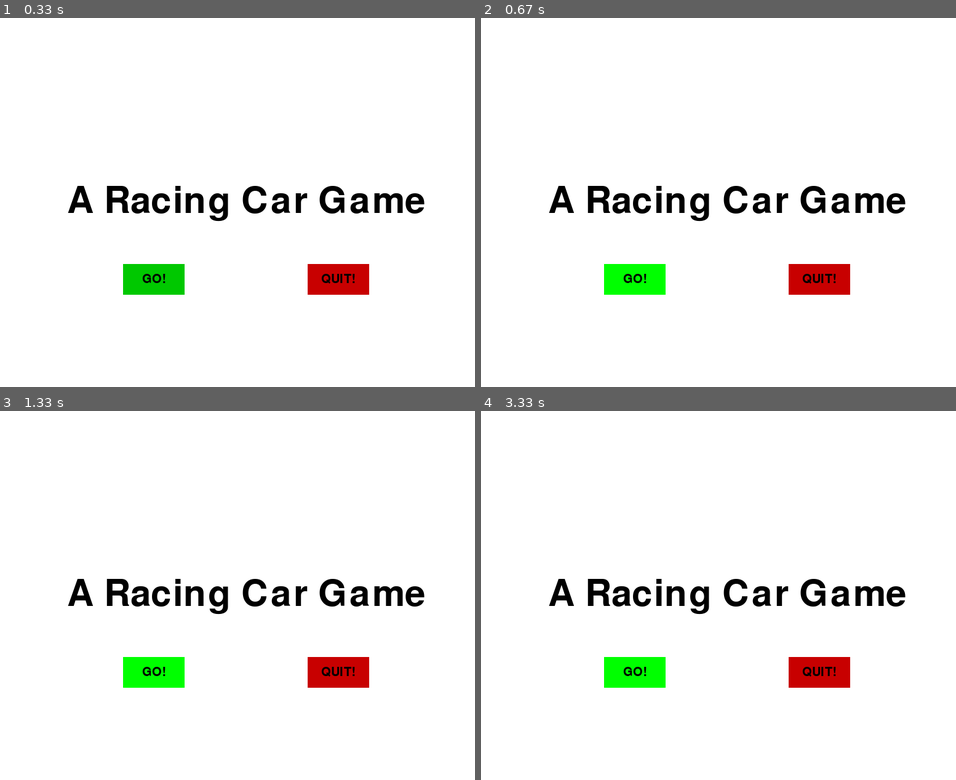
Above: before the commit, frames 1-4 (two rows, left to right).
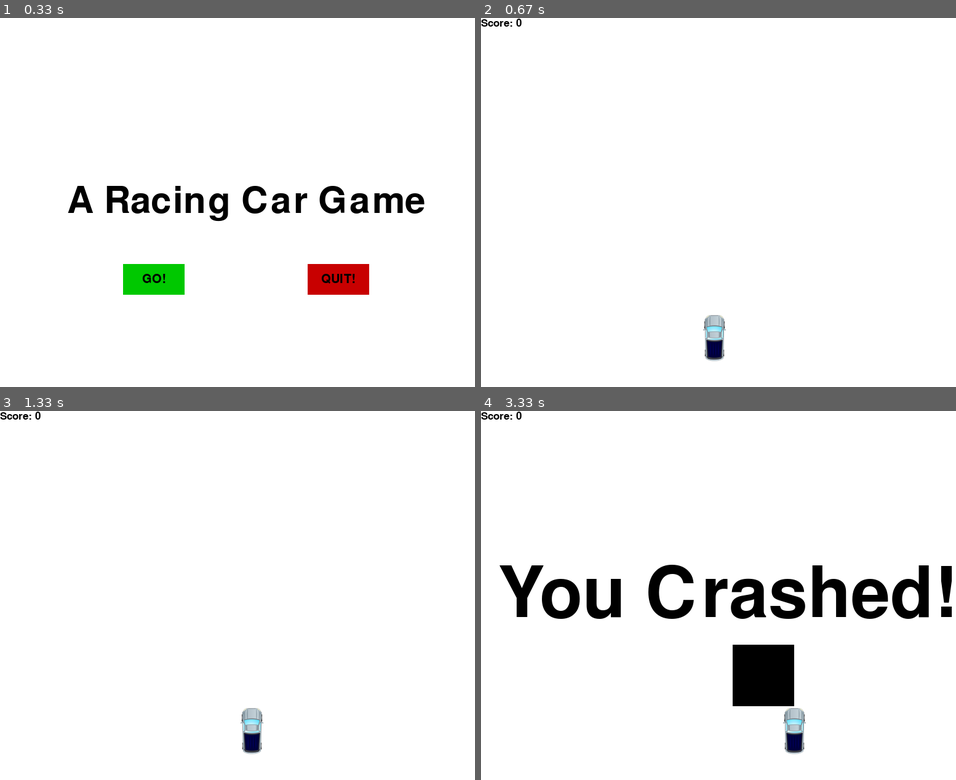
Above: after the commit, the same moments.

Repository: yan-ren/Pygame_playground
Game: pygame game, started from racing_car/racing.py
Two runs of this game, one before a commit and one after it. Both use one fixed random seed, a clock stepped at 60 frames per second and the inputs below.
Inputs (mouse positions are in pixels of both pictures, inside the frame that each line leads up to):
- Up to frame 1 (0.33 s): no input
- Up to frame 2 (0.67 s): click "GO!" at 0.38 s
- Up to frame 3 (1.33 s): hold P 0.67-1.13 s; hold Right 0.67-1.13 s; move the mouse to (95, 684) at 0.7 s; click (152, 672) at 1.22 s, where only the run after the commit has a clickable "Continue!"
- Up to frame 4 (3.33 s): hold Right 1.5-1.97 s; hold Right 2-2.47 s; hold Left 2.5-3.03 s; hold Left from 3.07 s (still down)

Frame 1 is identical in both runs. In frame 2, 5.1% of the frame differs, in the area x 0-90%, y 0-93%; in frame 3, 5.1%; in frame 4, 11%, in the area x 0-100%, y 0-93%.

Commit message:
pause function

Diff:
--- a/racing_car/racing.py
+++ b/racing_car/racing.py
@@ -37,6 +37,10 @@
 
 def crash():
     message_display('You Crashed!')
+    time.sleep(2)
+
+    # start game again
+    game_loop()
 
 
 def message_display(msg):
@@ -46,17 +50,16 @@
     text_rect.center = (WINDOW_WIDTH / 2, WINDOW_HEIGHT / 2)
     display.blit(text_surf, text_rect)
     pygame.display.update()
-    time.sleep(2)
-
-    # start game again
-    game_loop()
 
 
 def button(x, y, width, height, text, normal_color, hover_color):
     mouse = pygame.mouse.get_pos()
+    click = pygame.mouse.get_pressed()
 
     if x < mouse[0] < x + width and y < mouse[1] < y + height:
         pygame.draw.rect(display, hover_color, (x, y, width, height))
+        if click[0]:
+            return 1
     else:
         pygame.draw.rect(display, normal_color, (x, y, width, height))
 
@@ -68,14 +71,14 @@
 
 
 def start_menu():
-    game_exit = False
+    start_game = False
     btn_width = 100
     btn_height = 50
     start_btn_x = WINDOW_WIDTH / 4
     quit_btn_x = WINDOW_WIDTH - WINDOW_WIDTH / 4 - btn_width
     start_btn_y = quit_btn_y = WINDOW_HEIGHT / 6 * 4
 
-    while not game_exit:
+    while not start_game:
         # event handling
         for event in pygame.event.get():
             if event.type == pygame.QUIT:
@@ -89,9 +92,48 @@
         text_rect = text_surf.get_rect()
         text_rect.center = (WINDOW_WIDTH / 2, WINDOW_HEIGHT / 2)
         display.blit(text_surf, text_rect)
-        button(start_btn_x, start_btn_y, btn_width, btn_height, "GO!", DARK_GREEN, GREEN)
-        button(quit_btn_x, quit_btn_y, btn_width, btn_height, "QUIT!", DARK_RED, RED)
-
+        clicked = button(start_btn_x, start_btn_y, btn_width, btn_height, "GO!", DARK_GREEN, GREEN)
+        if clicked:
+            start_game = True
+        clicked = button(quit_btn_x, quit_btn_y, btn_width, btn_height, "QUIT!", DARK_RED, RED)
+        if clicked:
+            pygame.quit()
+            sys.exit()
+        pygame.display.update()
+
+        # FPS
+        clock.tick(FPS)
+
+
+def pause():
+    paused = True
+    btn_width = 100
+    btn_height = 50
+    pause_btn_x = WINDOW_WIDTH / 4
+    quit_btn_x = WINDOW_WIDTH - WINDOW_WIDTH / 4 - btn_width
+    pause_btn_y = quit_btn_y = WINDOW_HEIGHT / 6 * 4
+
+    while paused:
+        # event handling
+        for event in pygame.event.get():
+            if event.type == pygame.QUIT:
+                pygame.quit()
+                sys.exit()
+
+        # display
+        display.fill(WHITE)
+        text_style = pygame.font.Font('freesansbold.ttf', 60)
+        text_surf = text_style.render("Paused", True, BLACK)
+        text_rect = text_surf.get_rect()
+        text_rect.center = (WINDOW_WIDTH / 2, WINDOW_HEIGHT / 2)
+        display.blit(text_surf, text_rect)
+        clicked = button(pause_btn_x, pause_btn_y, btn_width, btn_height, "Continue!", DARK_GREEN, GREEN)
+        if clicked:
+            paused = False
+        clicked = button(quit_btn_x, quit_btn_y, btn_width, btn_height, "QUIT!", DARK_RED, RED)
+        if clicked:
+            pygame.quit()
+            sys.exit()
         pygame.display.update()
 
         # FPS
@@ -120,6 +162,8 @@
                     car_x_change = -5
                 elif event.key == pygame.K_RIGHT:
                     car_x_change = 5
+                elif event.key == pygame.K_p:
+                    pause()
 
             if event.type == pygame.KEYUP:
                 if event.key == pygame.K_RIGHT or event.key == pygame.K_LEFT:
